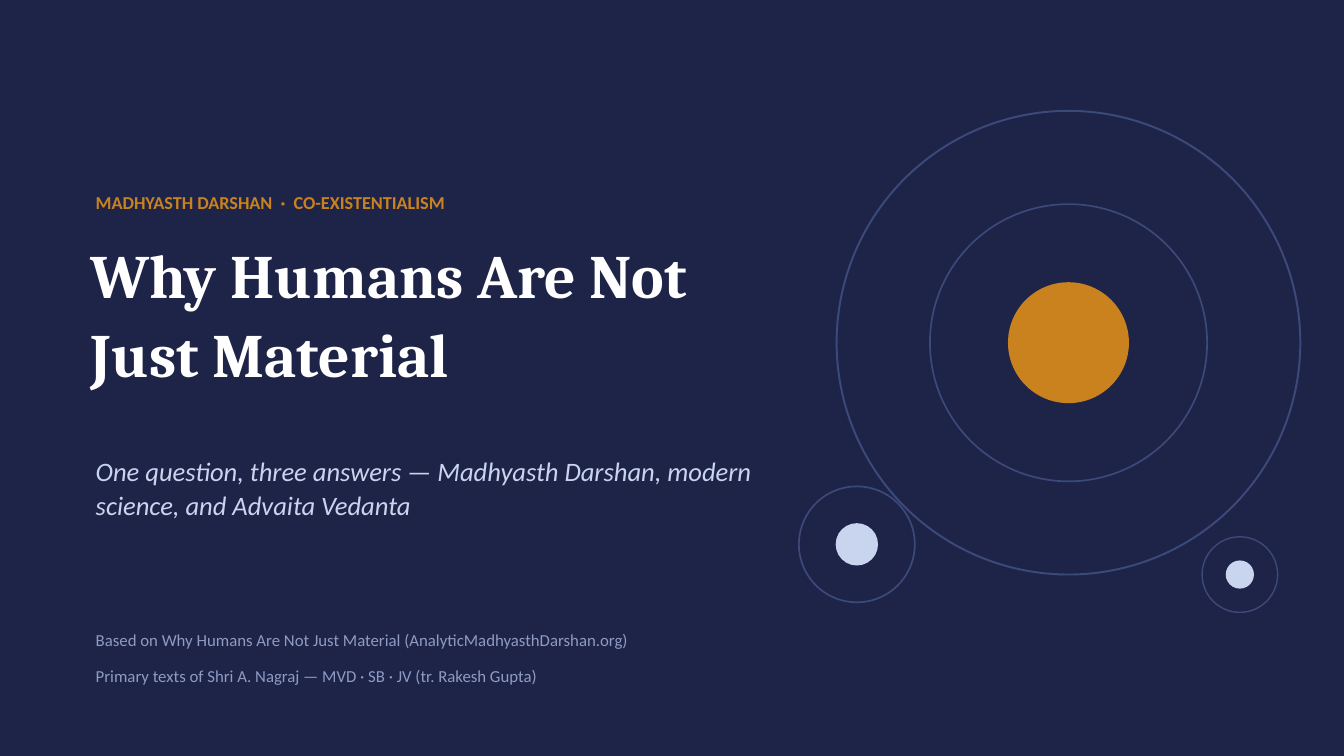
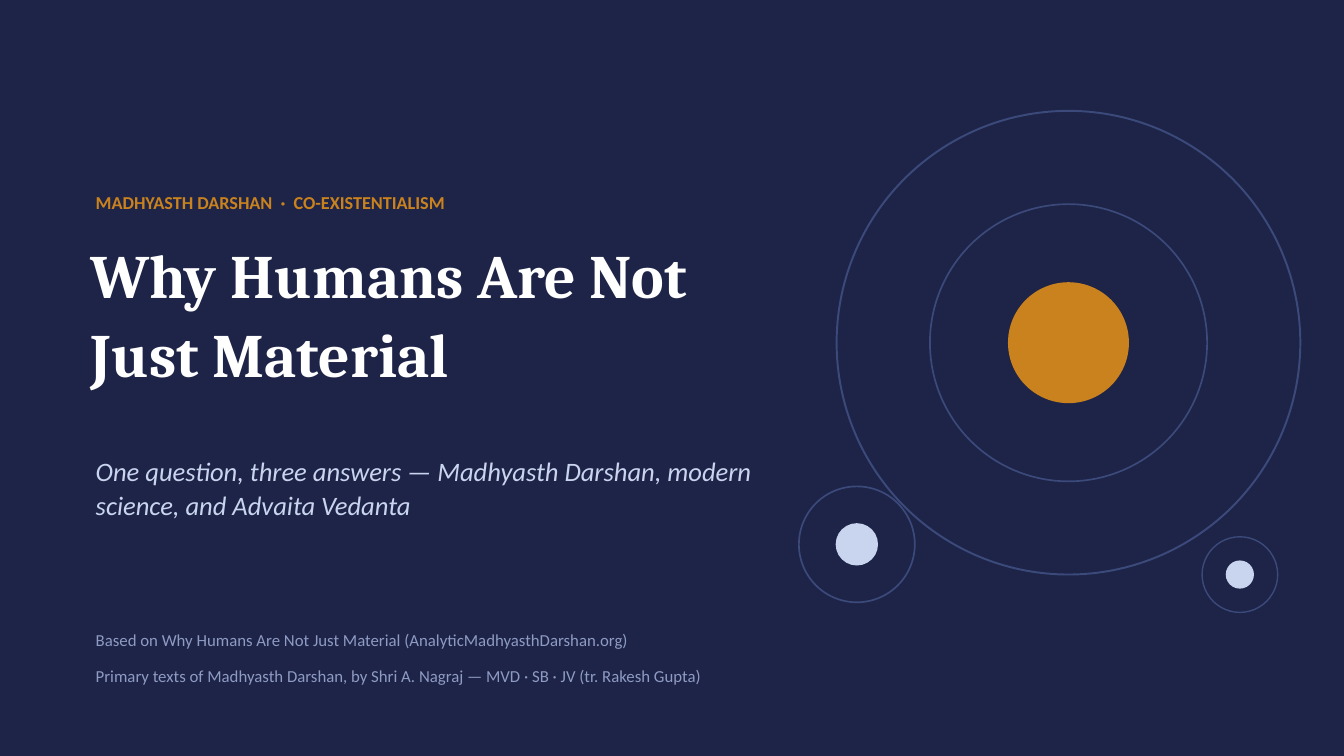
Before and after one commit to raghavamohan/AnalyticMadhyasthDarshan, a slide deck: slide 1 of Studies/Why-Humans-Are-Not-Just-Material/Why-Humans-Are-Not-Just-Material.pptx. Drawn at 1344x756 pixels with LibreOffice and Linux fonts; fonts in the diff are those of the drawing. Boxes give left, top, right and bottom in pixels: in the first picture for what was removed or moved away, otherwise in the second. Text is boxed around its words. In the diff, an @@ line names an element or a change of style, - is before the commit and + after.

```diff
--- a/Studies/Why-Humans-Are-Not-Just-Material/Why-Humans-Are-Not-Just-Material.pptx
+++ b/Studies/Why-Humans-Are-Not-Just-Material/Why-Humans-Are-Not-Just-Material.pptx
@@ text at <box>96,670,701,685</box>: text changed @@
-Primary texts of Shri A. Nagraj — MVD · SB · JV (tr. Rakesh Gupta)
+Primary texts of Madhyasth Darshan, by Shri A. Nagraj — MVD · SB · JV (tr. Rakesh Gupta)
```
Also in this commit, not shown: 17 other slides changed, 6 other files.
